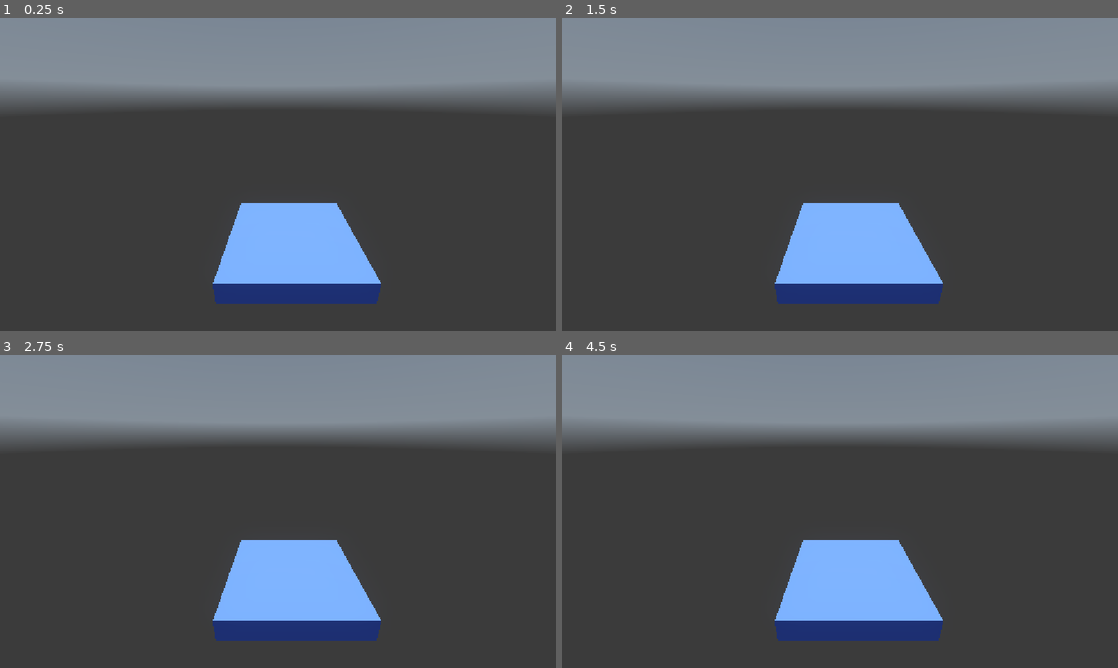
Above: before the commit, frames 1-4 (two rows, left to right).
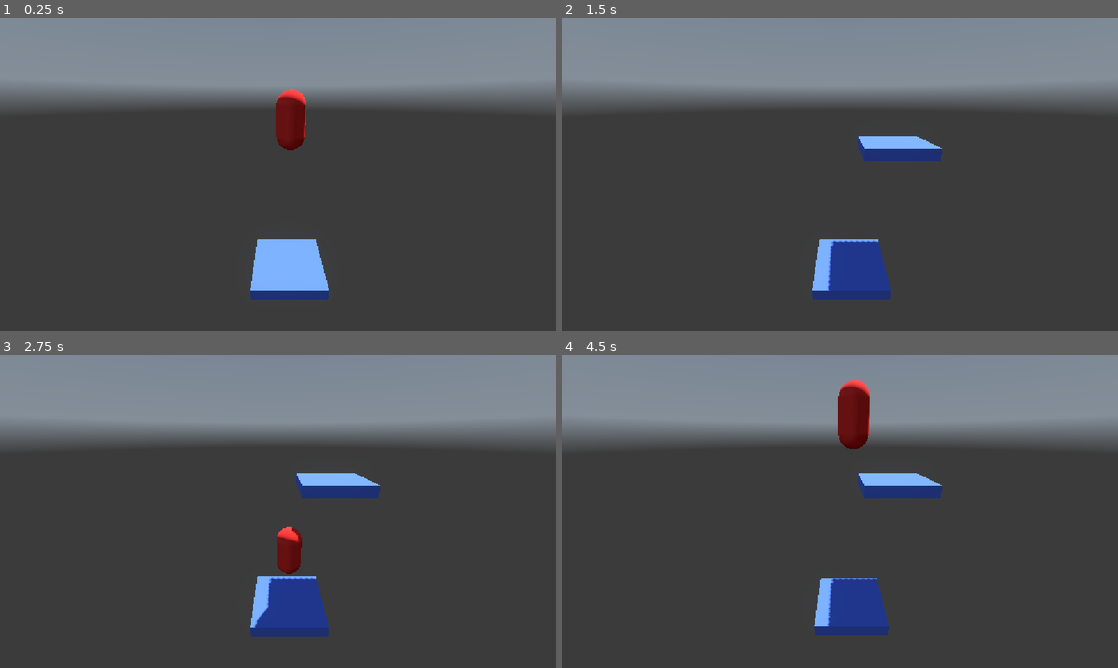
Above: after the commit, the same moments.

Repository: nes224/godot_3d_game
Game: Godot game, scene res://scenes/game/game.tscn
Two runs of this game, one before a commit and one after it. Both use one fixed random seed, a clock stepped at 60 frames per second and the inputs below. A sky picture missing from this copy of the repository is replaced by a grey-blue gradient.
Inputs:
- Up to frame 1 (0.25 s): no input
- Up to frame 2 (1.5 s): no input
- Up to frame 3 (2.75 s): tap Enter at 2 s
- Up to frame 4 (4.5 s): no input

The runs differ from the first frame. In frame 1, 6.8% of the frame differs, in the area x 38-69%, y 22-92%; in frame 2, 8.1%; in frame 3, 8.2%; in frame 4, 9.4%, in the area x 38-69%, y 8-92%.

Commit message:
second commit

Diff:
--- a/endless-jumper-sky-pogo/scenes/game/game.tscn
+++ b/endless-jumper-sky-pogo/scenes/game/game.tscn
@@ -1,7 +1,8 @@
 [gd_scene format=3 uid="uid://ct0klioc2rl1h"]
 
 [ext_resource type="Texture2D" uid="uid://ruekk1dg0exq" path="res://assets/free_-_skybox_cliffside_0.hdr" id="1_sul5r"]
-[ext_resource type="PackedScene" uid="uid://b68jhnoci8el7" path="res://scenes/platform/platform.tscn" id="2_7h61r"]
+[ext_resource type="PackedScene" uid="uid://cgrjrvdngad05" path="res://scenes/player/player.tscn" id="3_0sr1o"]
+[ext_resource type="PackedScene" uid="uid://b74nx201m00xo" path="res://scenes/spawner/spawner.tscn" id="3_kelw5"]
 
 [sub_resource type="PanoramaSkyMaterial" id="PanoramaSkyMaterial_0sr1o"]
 panorama = ExtResource("1_sul5r")
@@ -25,6 +26,9 @@
 shadow_enabled = true
 
 [node name="Camera3D" type="Camera3D" parent="." unique_id=1248628217]
-transform = Transform3D(1, 0, 0, 0, 0.93647885, 0.35072416, 0, -0.35072416, 0.93647885, -0.3406601, 3.3470092, 4.212621)
+transform = Transform3D(1, 0, 0, 0, 0.93647885, 0.35072416, 0, -0.35072416, 0.93647885, -0.4436612, 7.080581, 7.186336)
 
-[node name="Platform" parent="." unique_id=646254693 instance=ExtResource("2_7h61r")]
+[node name="Player" parent="." unique_id=1622644220 instance=ExtResource("3_0sr1o")]
+transform = Transform3D(1, 0, 0, 0, 1, 0, 0, 0, 1, 0, 7, 0)
+
+[node name="Spawner" parent="." unique_id=708874462 instance=ExtResource("3_kelw5")]
--- /dev/null
+++ b/endless-jumper-sky-pogo/scenes/platform/platform.gd
@@ -0,0 +1,25 @@
+class_name Platform
+extends Node3D
+
+signal new_platform(platform_pos: Vector3)
+
+@export var wait_time: float = 4.0
+
+@onready var animation_player: AnimationPlayer = $AnimationPlayer
+@onready var timer: Timer = $Timer
+
+var _is_hit:bool = false
+
+func _on_timer_timeout() -> void:
+	animation_player.play("vanish")
+
+func _on_animation_finished(anim_name: StringName) -> void:
+	if anim_name == "vanish":
+		queue_free()
+
+
+func _on_area_3d_body_entered(body: Node3D) -> void:
+	if  body is Player and not _is_hit:
+		_is_hit = true
+		timer.start(wait_time * randf_range(0.75, 1.2))
+		new_platform.emit(position)
--- a/endless-jumper-sky-pogo/scenes/platform/platform.tscn
+++ b/endless-jumper-sky-pogo/scenes/platform/platform.tscn
@@ -1,4 +1,6 @@
 [gd_scene format=3 uid="uid://b68jhnoci8el7"]
+
+[ext_resource type="Script" uid="uid://bho3iyhygmp8x" path="res://scenes/platform/platform.gd" id="1_8pv2r"]
 
 [sub_resource type="StandardMaterial3D" id="StandardMaterial3D_xggjc"]
 albedo_color = Color(0.36078432, 0.49803922, 1, 1)
@@ -7,7 +9,76 @@
 material = SubResource("StandardMaterial3D_xggjc")
 size = Vector3(3, 0.5, 3)
 
+[sub_resource type="BoxShape3D" id="BoxShape3D_kup7t"]
+size = Vector3(3, 0.5, 3)
+
+[sub_resource type="Animation" id="Animation_7j252"]
+length = 0.001
+tracks/0/type = "value"
+tracks/0/imported = false
+tracks/0/enabled = true
+tracks/0/path = NodePath("MeshInstance3D:scale")
+tracks/0/interp = 1
+tracks/0/loop_wrap = true
+tracks/0/keys = {
+"times": PackedFloat32Array(0),
+"transitions": PackedFloat32Array(1),
+"update": 0,
+"values": [Vector3(1, 1, 1)]
+}
+
+[sub_resource type="Animation" id="Animation_8pv2r"]
+resource_name = "vanish"
+length = 1.8
+step = 0.1
+tracks/0/type = "value"
+tracks/0/imported = false
+tracks/0/enabled = true
+tracks/0/path = NodePath("MeshInstance3D:scale")
+tracks/0/interp = 1
+tracks/0/loop_wrap = true
+tracks/0/keys = {
+"times": PackedFloat32Array(0, 0.2, 0.4, 0.6, 0.8, 1, 1.2, 1.4, 1.6, 1.8),
+"transitions": PackedFloat32Array(1, 1, 1, 1, 1, 1, 1, 1, 1, 1),
+"update": 0,
+"values": [Vector3(1, 1, 1), Vector3(0.8, 0.8, 0.8), Vector3(1, 1, 1), Vector3(0.8, 0.8, 0.8), Vector3(1, 1, 1), Vector3(0.8, 0.8, 0.8), Vector3(1, 1, 1), Vector3(0.8, 0.8, 0.8), Vector3(0.39999986, 0.39999986, 0.39999986), Vector3(0, 0, 0)]
+}
+
+[sub_resource type="AnimationLibrary" id="AnimationLibrary_7j252"]
+_data = {
+&"RESET": SubResource("Animation_7j252"),
+&"vanish": SubResource("Animation_8pv2r")
+}
+
+[sub_resource type="CylinderShape3D" id="CylinderShape3D_leib5"]
+height = 0.3
+radius = 1.3
+
 [node name="Platform" type="Node3D" unique_id=646254693]
+script = ExtResource("1_8pv2r")
 
 [node name="MeshInstance3D" type="MeshInstance3D" parent="." unique_id=589509169]
 mesh = SubResource("BoxMesh_go71u")
+
+[node name="StaticBody3D" type="StaticBody3D" parent="." unique_id=1790249952]
+
+[node name="CollisionShape3D" type="CollisionShape3D" parent="StaticBody3D" unique_id=1327931580]
+shape = SubResource("BoxShape3D_kup7t")
+
+[node name="Timer" type="Timer" parent="." unique_id=1544925168]
+wait_time = 4.0
+one_shot = true
+
+[node name="AnimationPlayer" type="AnimationPlayer" parent="." unique_id=875117370]
+libraries/ = SubResource("AnimationLibrary_7j252")
+
+[node name="Area3D" type="Area3D" parent="." unique_id=1161669649]
+transform = Transform3D(1, 0, 0, 0, 1, 0, 0, 0, 1, 0, 0.101579666, 0)
+
+[node name="CollisionShape3D" type="CollisionShape3D" parent="Area3D" unique_id=2027734794]
+transform = Transform3D(1, 0, 0, 0, 0.8460333, 0, 0, 0, 1, 0, 0.16481948, 0)
+shape = SubResource("CylinderShape3D_leib5")
+
+[connection signal="timeout" from="Timer" to="." method="_on_timer_timeout"]
+[connection signal="animation_finished" from="AnimationPlayer" to="." method="_on_animation_finished"]
+[connection signal="body_entered" from="Area3D" to="." method="_on_area_3d_body_entered"]
--- /dev/null
+++ b/endless-jumper-sky-pogo/scenes/player/player.gd
@@ -0,0 +1,15 @@
+class_name Player
+extends CharacterBody3D
+
+const JUMP_FORCE: float = 20.0
+#const GRAVITY: float = 60.0
+var _gravity: float = ProjectSettings.get_setting("physics/3d/default_gravity")
+
+func _physics_process(delta:  float) -> void:
+	handle_gravity(delta)
+	move_and_slide()
+
+func handle_gravity(delta: float) -> void:
+	velocity.y -= (_gravity * delta) * 2
+	if is_on_floor():
+		velocity.y = JUMP_FORCE
--- a/endless-jumper-sky-pogo/scenes/player/player.tscn
+++ b/endless-jumper-sky-pogo/scenes/player/player.tscn
@@ -1,4 +1,8 @@
 [gd_scene format=3 uid="uid://cgrjrvdngad05"]
+
+[ext_resource type="Script" uid="uid://bhref4f6y3h3x" path="res://scenes/player/player.gd" id="1_8afob"]
+
+[sub_resource type="CapsuleShape3D" id="CapsuleShape3D_gt85n"]
 
 [sub_resource type="StandardMaterial3D" id="StandardMaterial3D_5sf0v"]
 albedo_color = Color(1, 0.20784314, 0.18039216, 1)
@@ -6,8 +10,10 @@
 [sub_resource type="CapsuleMesh" id="CapsuleMesh_go71u"]
 
 [node name="Player" type="CharacterBody3D" unique_id=1622644220]
+script = ExtResource("1_8afob")
 
 [node name="CollisionShape3D" type="CollisionShape3D" parent="." unique_id=1159991674]
+shape = SubResource("CapsuleShape3D_gt85n")
 
 [node name="MeshInstance3D" type="MeshInstance3D" parent="." unique_id=846230240]
 material_override = SubResource("StandardMaterial3D_5sf0v")
--- /dev/null
+++ b/endless-jumper-sky-pogo/scenes/spawner/spawner.gd
@@ -0,0 +1,12 @@
+extends Node
+
+@export var platform_scene: PackedScene
+
+func on_spawn_platform(old_platform_position: Vector3) -> void:
+	var new_platform: Platform = platform_scene.instantiate()
+	new_platform.position = old_platform_position + Vector3(2,5, -2)
+	add_child(new_platform)
+
+
+func _on_platform_new_platform(platform_pos: Vector3) -> void:
+	on_spawn_platform(platform_pos)
--- /dev/null
+++ b/endless-jumper-sky-pogo/scenes/spawner/spawner.tscn
@@ -0,0 +1,12 @@
+[gd_scene format=3 uid="uid://b74nx201m00xo"]
+
+[ext_resource type="PackedScene" uid="uid://b68jhnoci8el7" path="res://scenes/platform/platform.tscn" id="1_eoeca"]
+[ext_resource type="Script" uid="uid://dgtyrwu6w3hsb" path="res://scenes/spawner/spawner.gd" id="1_wtxcb"]
+
+[node name="Spawner" type="Node" unique_id=708874462]
+script = ExtResource("1_wtxcb")
+platform_scene = ExtResource("1_eoeca")
+
+[node name="Platform" parent="." unique_id=646254693 instance=ExtResource("1_eoeca")]
+
+[connection signal="new_platform" from="Platform" to="." method="_on_platform_new_platform"]
Not shown, added: endless-jumper-sky-pogo/scenes/platform/platform.gd.uid
Not shown, added: endless-jumper-sky-pogo/scenes/player/player.gd.uid
Not shown, added: endless-jumper-sky-pogo/scenes/spawner/spawner.gd.uid
